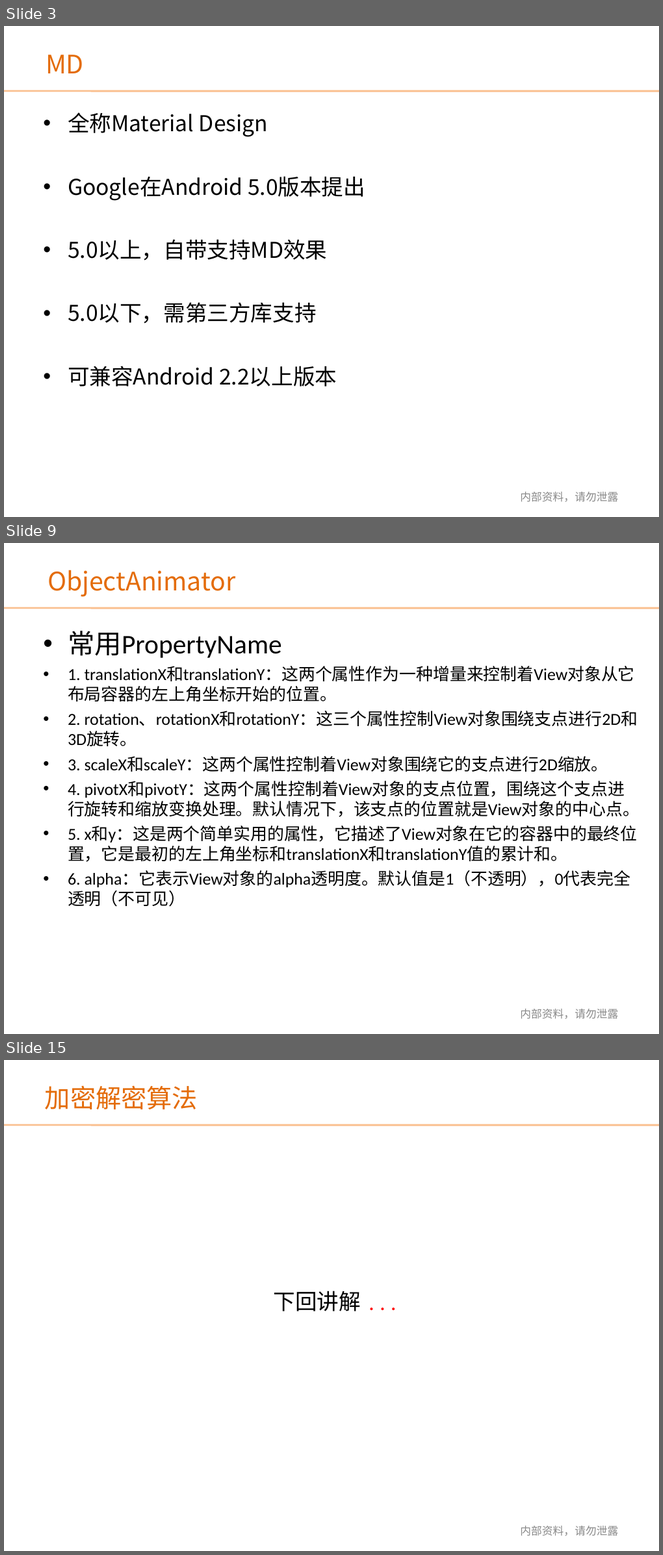
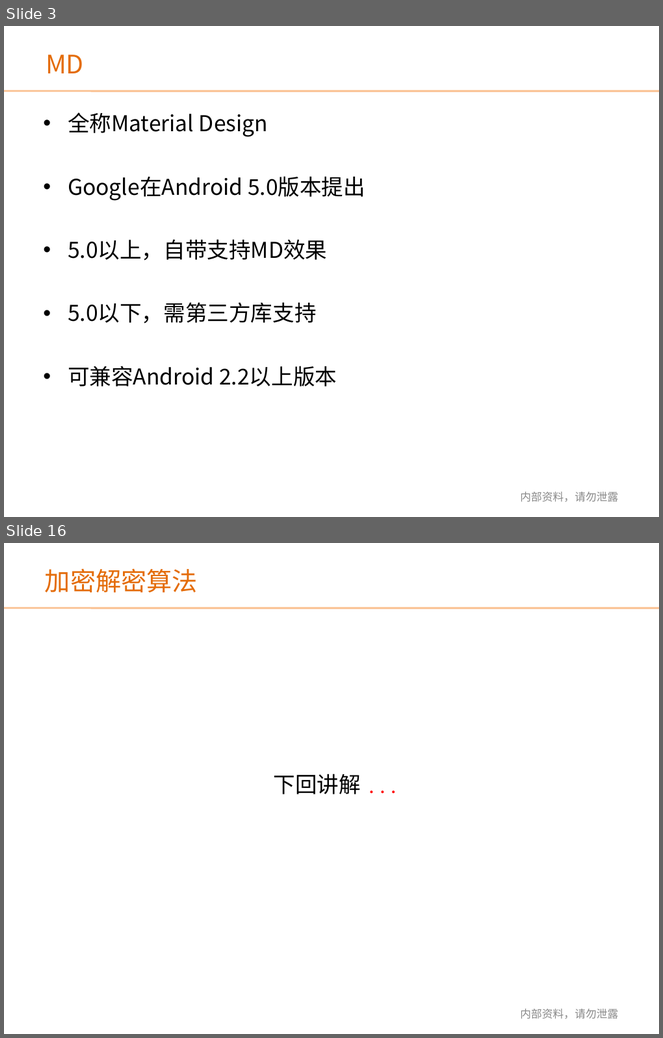
Before and after one commit to renbeyond/shareDemos, a slide deck: Android知识分享交流11_MD初涉_Bauer_3:10/Android知识分享交流_MD初涉_Bauer.ppt. Shown one above the other, each under a label of ours: slides 3, 9 and 15 before the commit, slides 3 and 16 after it; the slides between them are not shown. The pictures are 663x1555 and 663x1038 pixels, drawn with LibreOffice and Linux fonts; fonts in the diff are those of the drawing; background and template pictures are left out. Boxes give left, top, right and bottom in pixels: in the first picture for what was removed or moved away, otherwise in the second. Text is boxed around its words. In the diff, an @@ line names an element or a change of style, - is before the commit and + after.

```diff
--- a/Android知识分享交流11_MD初涉_Bauer_3:10/Android知识分享交流_MD初涉_Bauer.ppt
+++ b/Android知识分享交流11_MD初涉_Bauer_3:10/Android知识分享交流_MD初涉_Bauer.ppt
@@ slide 9 removed at box(4, 543, 659, 1034), background picture (left out); not listed: 1 template element that a slide beside it also shows @@
@@ text removed at box(48, 570, 235, 597) @@
-ObjectAnimator
@@ text removed at box(68, 631, 640, 907) @@
-• 常用PropertyName
-• 1. translationX和translationY：这两个属性作为一种增量来控制着View对象从它布局容器的左上角坐标开始的位置。
-• 2. rotation、rotationX和rotationY：这三个属性控制View对象围绕支点进行2D和3D旋转。
-• 3. scaleX和scaleY：这两个属性控制着View对象围绕它的支点进行2D缩放。
-• 4. pivotX和pivotY：这两个属性控制着View对象的支点位置，围绕这个支点进行旋转和缩放变换处理。默认情况下，该支点的位置就是View对象的中心点。
-• 5. x和y：这是两个简单实用的属性，它描述了View对象在它的容器中的最终位置，它是最初的左上角坐标和translationX和translationY值的累计和。
-• 6. alpha：它表示View对象的alpha透明度。默认值是1（不透明），0代表完全透明（不可见）
@@ text removed at box(520, 1009, 618, 1019) @@
-内部资料，请勿泄露
@@ what was slide 15 is now slide 16 @@
```
Also in this commit, not shown: 3 slides changed, 10 slides added, 8 other slides removed, 33 other files.
